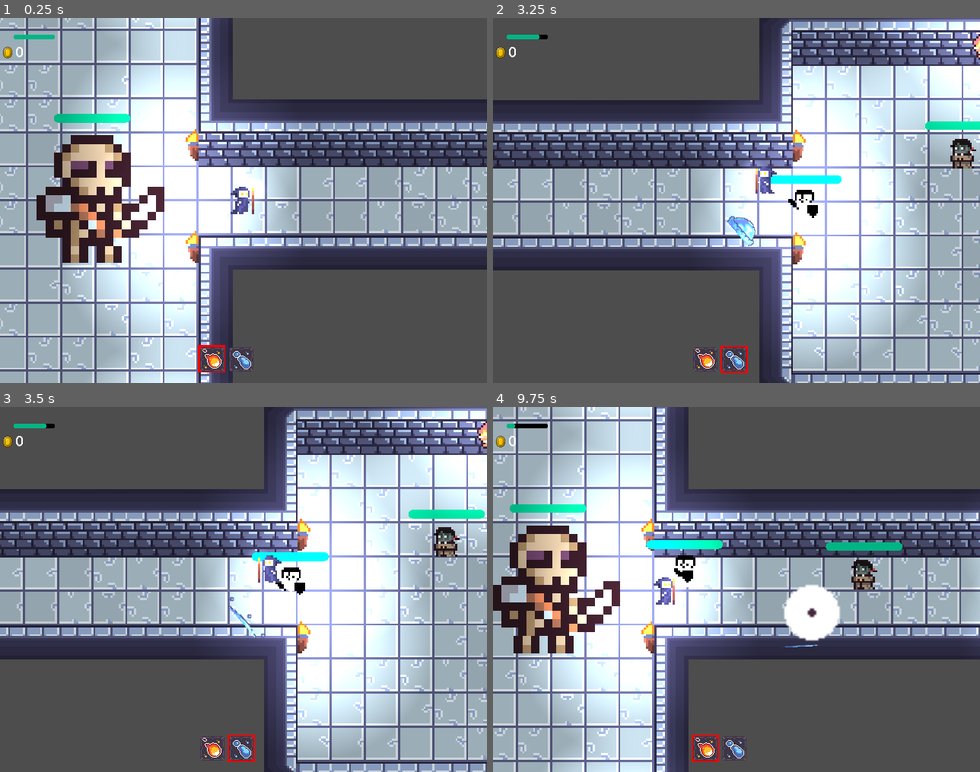
Above: before the commit, frames 1-4 (two rows, left to right).
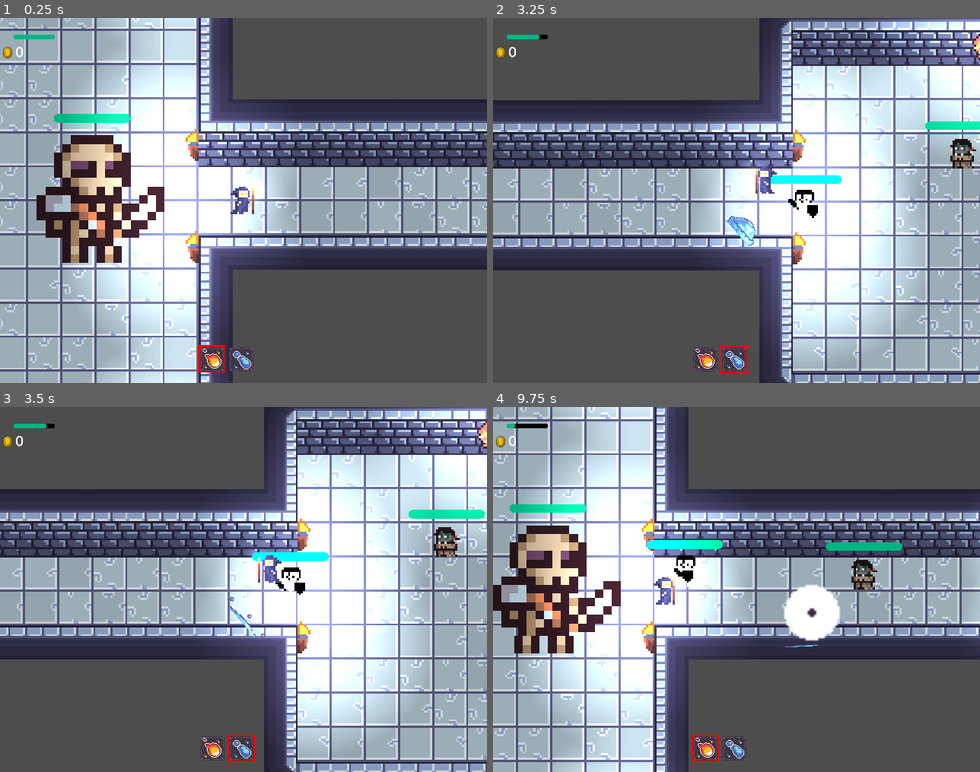
Above: after the commit, the same moments.

Repository: always-hehe-devs/top-down-game
Game: Godot game, scene res://World.tscn
Same seed, same stepped clock (60 frames per second), same inputs: the game is played once before the commit and once after it.
Inputs (mouse positions are in pixels of both pictures, inside the frame that each line leads up to):
- Up to frame 1 (0.25 s): no input
- Up to frame 2 (3.25 s): tap Enter at 0.5 s; move the mouse to (843, 182) at 0.52 s; hold D (right) 0.53-1.28 s; tap Q (attack_1) at 0.6 s; move the mouse to (639, 218) at 1.27 s; hold S (down) 1.28-2.03 s; tap E (attack_2) at 1.35 s; move the mouse to (785, 120) at 2.02 s; hold D (right) 2.03-2.78 s; hold Space (dash) 2.03-2.78 s; move the mouse to (712, 273) at 2.77 s; hold W (up) from 2.78 s (still down); click (712, 273) at 2.85 s
- Up to frame 3 (3.5 s): keep holding W (up)
- Up to frame 4 (9.75 s): move the mouse to (882, 644) at 3.52 s; release W (up) at 3.53 s; hold A (left) 3.53-5.03 s; tap Q (attack_1) at 3.6, 6.6, 9.6 s; move the mouse to (590, 534) at 4.27 s; tap E (attack_2) at 4.35, 7.35 s; move the mouse to (760, 589) at 5.02 s; hold S (down) 5.03-5.78 s; hold Space (dash) 5.03-5.78 s; move the mouse to (663, 498) at 5.77 s; hold D (right) 5.78-6.53 s; click (663, 498) at 5.85 s; move the mouse to (843, 571) at 6.52 s; hold W (up) 6.53-7.28 s; move the mouse to (639, 607) at 7.27 s; hold D (right) 7.28-8.03 s; move the mouse to (785, 509) at 8.02 s; hold S (down) 8.03-8.78 s; hold Space (dash) 8.03-8.78 s; move the mouse to (712, 662) at 8.77 s; hold A (left) 8.78-9.53 s; click (712, 662) at 8.85 s; move the mouse to (882, 644) at 9.52 s; hold W (up) from 9.53 s (still down)

Frames 1-3 are identical in both runs. In frame 4, 0.9% of the frame differs, in the area x 2-99%, y 0-100%.

Commit message:
Added skeleton necromancer mob with encircling path

Diff:
--- a/BaseMob.tscn
+++ b/BaseMob.tscn
@@ -70,8 +70,8 @@
 frame_progress = 0.660208
 
 [node name="HurtBox" type="Area2D" parent="."]
-collision_layer = 8
-collision_mask = 8
+collision_layer = 0
+collision_mask = 512
 script = ExtResource("6_pmjbq")
 
 [node name="CollisionShape2D" type="CollisionShape2D" parent="HurtBox"]
--- a/SkeletonKnightMob.tscn
+++ b/SkeletonKnightMob.tscn
@@ -114,12 +114,7 @@
 [node name="AnimatedSprite2D" parent="." index="1"]
 sprite_frames = SubResource("SpriteFrames_vv56k")
 animation = &"Defence"
-frame = 3
-frame_progress = 1.0
-
-[node name="HurtBox" parent="." index="2"]
-collision_layer = 0
-collision_mask = 512
+frame_progress = 0.0
 
 [node name="HitBox" type="Area2D" parent="." index="6"]
 collision_layer = 8
--- /dev/null
+++ b/SkeletonNecroMob.gd
@@ -0,0 +1,54 @@
+extends BaseMob
+
+enum MOB_STATE {IDLE, FOLLOWING, AIMING, DEAD }
+
+var current_state = MOB_STATE.IDLE
+
+func _physics_process(delta):
+
+	match current_state:
+		MOB_STATE.AIMING:
+			var is_player_visible = check_if_player_is_visible()
+			if is_player_visible:
+				current_state = MOB_STATE.FOLLOWING
+		MOB_STATE.FOLLOWING:
+			var is_player_visible = check_if_player_is_visible()
+			if is_player_visible:
+				move(delta)
+			else:
+				current_state = MOB_STATE.AIMING
+
+func move(delta):
+	rotate_sprite()
+	make_path()
+	var next_path_position := navigation_agent.get_next_path_position()
+
+	var dir = global_position.direction_to(next_path_position)
+	var intented_velocity = dir  * speed
+	navigation_agent.velocity = intented_velocity
+
+	handle_knockback(delta)
+	move_and_slide()
+
+func make_path():
+	if not get_node_or_null("rotated"):
+		var ray := RayCast2D.new()
+		ray.name = 'rotated'
+		add_child(ray)
+	else:
+		var ray = get_node('rotated')
+		var vector_to_target = to_local(target.global_position).rotated(PI/2)
+
+		ray.target_position = vector_to_target
+
+		navigation_agent.set_target_position(to_global(vector_to_target))
+
+func on_body_entered(_body):
+	current_state = MOB_STATE.AIMING
+
+func on_body_exited(_body):
+	current_state = MOB_STATE.IDLE
+
+func knock_back(source_position):
+	knock_back_time = 1
+	pushback_force = -global_position.direction_to(source_position) * 3000
--- /dev/null
+++ b/SkeletonNecroMob.tscn
@@ -0,0 +1,26 @@
+[gd_scene load_steps=5 format=3 uid="uid://b6u2cm8vsn62q"]
+
+[ext_resource type="PackedScene" uid="uid://cw8pudw003ja0" path="res://BaseMob.tscn" id="1_gh0h2"]
+[ext_resource type="Texture2D" uid="uid://by13uldtskt8v" path="res://assets/enemies/skeleton_mage.png" id="2_nlbcn"]
+[ext_resource type="Script" path="res://SkeletonNecroMob.gd" id="2_oogmu"]
+
+[sub_resource type="SpriteFrames" id="SpriteFrames_eh6q3"]
+animations = [{
+"frames": [{
+"duration": 1.0,
+"texture": ExtResource("2_nlbcn")
+}],
+"loop": true,
+"name": &"Idle",
+"speed": 5.0
+}]
+
+[node name="SkeletonNecroMob" instance=ExtResource("1_gh0h2")]
+script = ExtResource("2_oogmu")
+
+[node name="AnimatedSprite2D" parent="." index="1"]
+sprite_frames = SubResource("SpriteFrames_eh6q3")
+frame_progress = 0.0
+
+[node name="NavigationAgent2D" parent="." index="5"]
+debug_enabled = true
--- a/VampireMob.tscn
+++ b/VampireMob.tscn
@@ -6,10 +6,6 @@
 [node name="VampireMob" instance=ExtResource("1_unwxk")]
 script = ExtResource("2_y7m6g")
 
-[node name="HurtBox" parent="." index="2"]
-collision_layer = 0
-collision_mask = 512
-
 [node name="ProgressBar" parent="." index="3"]
 metadata/_edit_use_anchors_ = true
 
--- a/World.tscn
+++ b/World.tscn
@@ -12,6 +12,7 @@
 [ext_resource type="PackedScene" uid="uid://mm5ktrpqslq6" path="res://Gate.tscn" id="10_hxlr6"]
 [ext_resource type="PackedScene" uid="uid://bnkyfacndy05b" path="res://SkeletonKnightMob.tscn" id="11_xcyix"]
 [ext_resource type="PackedScene" path="res://SkeletonKing.tscn" id="12_eim1c"]
+[ext_resource type="PackedScene" uid="uid://b6u2cm8vsn62q" path="res://SkeletonNecroMob.tscn" id="13_fg747"]
 
 [sub_resource type="NavigationPolygon" id="NavigationPolygon_5dp3j"]
 vertices = PackedVector2Array(8, 8, -8, 8, -8, -8, 8, -8)
@@ -1218,6 +1219,9 @@
 [node name="VampireMob" parent="Mobs" instance=ExtResource("3_ev4mk")]
 position = Vector2(143, 99)
 
+[node name="SkeletonNecroMob" parent="Mobs" instance=ExtResource("13_fg747")]
+position = Vector2(-1345, -71)
+
 [node name="Control" type="Control" parent="."]
 process_mode = 2
 visible = false
Not shown: 1 places in World.tscn that only renumber resources
Binary file added: assets/enemies/skeleton_mage.png
Not shown, added: assets/enemies/skeleton_mage.png.import
